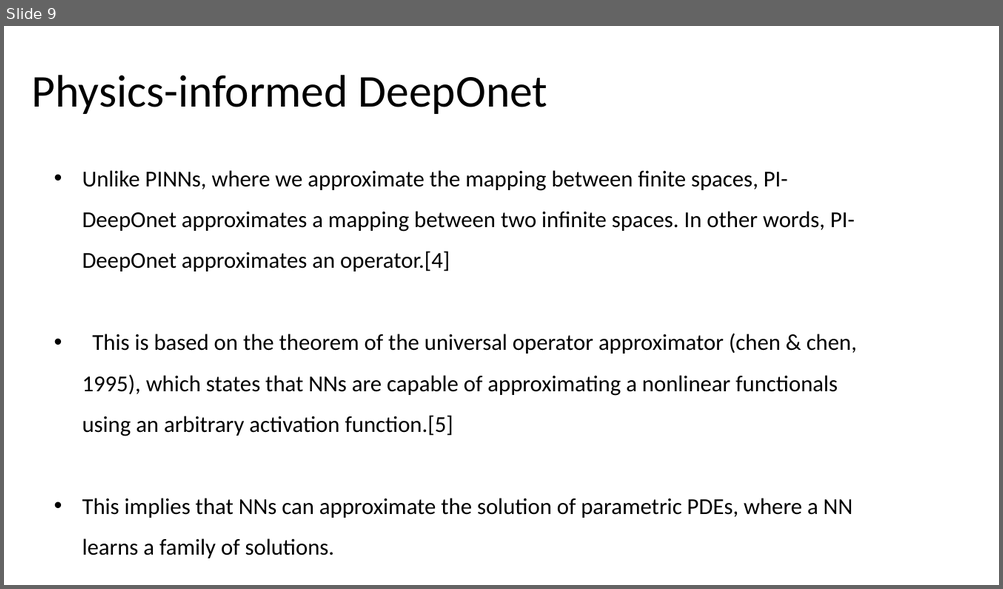
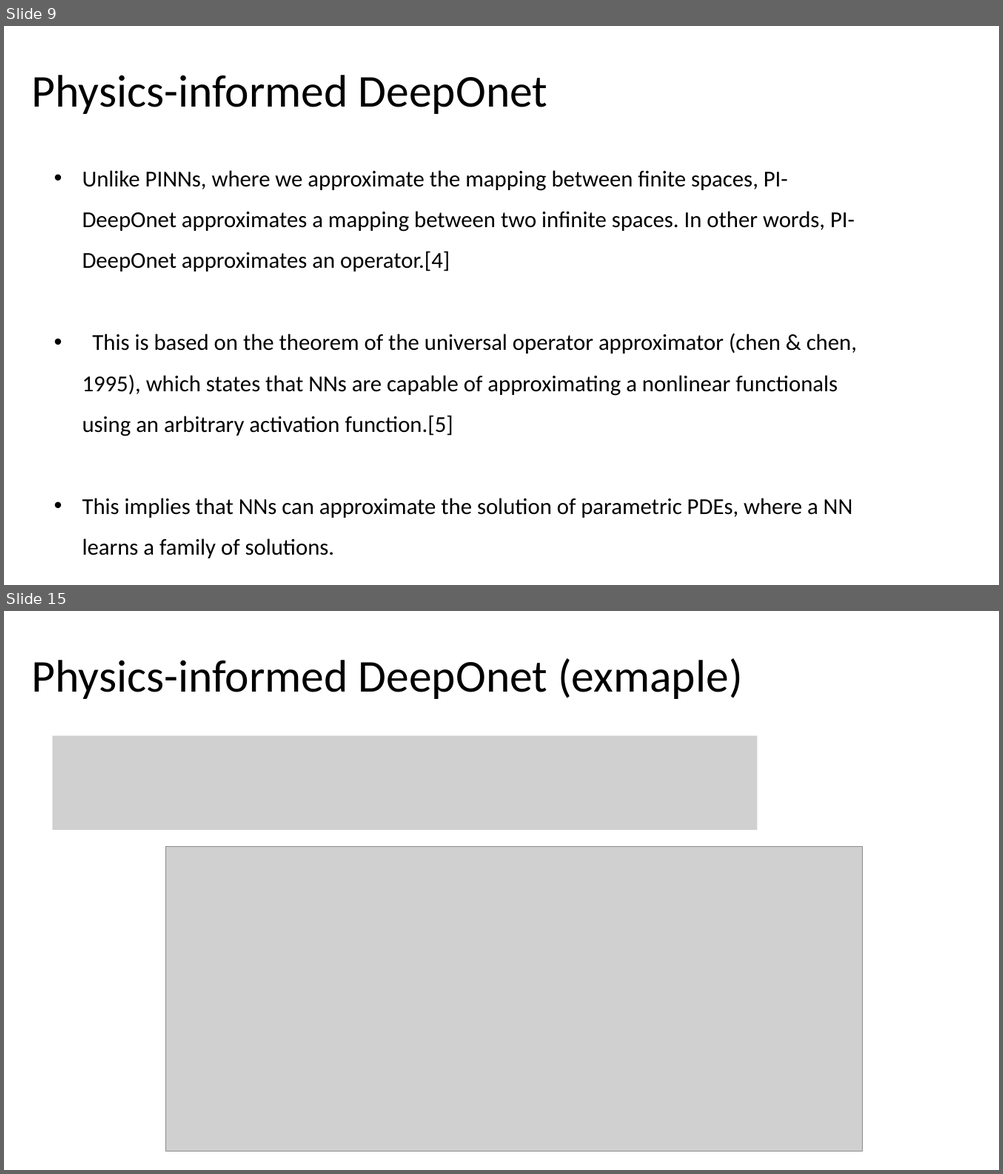
Before and after one commit to HashimAlSadah/MX-Project, a slide deck: ppt/Deep Learning Methods for Solving PDEs - MX CA Project.pptx. Shown one above the other, each under a label of ours: slide 9 before the commit, slides 9 and 15 after it; the slides between them are not shown. The pictures are 1003x589 and 1003x1174 pixels, drawn with LibreOffice and Linux fonts; fonts in the diff are those of the drawing; grey boxes stand for pictures. Boxes give left, top, right and bottom in pixels: in the first picture for what was removed or moved away, otherwise in the second. Text is boxed around its words. In the diff, an @@ line names an element or a change of style, - is before the commit and + after.

```diff
--- a/ppt/Deep Learning Methods for Solving PDEs - MX CA Project.pptx
+++ b/ppt/Deep Learning Methods for Solving PDEs - MX CA Project.pptx
@@ slide 15 added at box(4, 611, 999, 1170), background #FFFFFF @@
@@ title added at box(32, 658, 743, 699), 44 pt, text #000000 @@
+Physics-informed DeepOnet (exmaple)
@@ picture added at box(53, 735, 757, 829) @@
@@ picture added at box(166, 847, 862, 1152) @@
```
Also in this commit, not shown: 2 slides changed, 7 other slides added, 1 slide removed.
